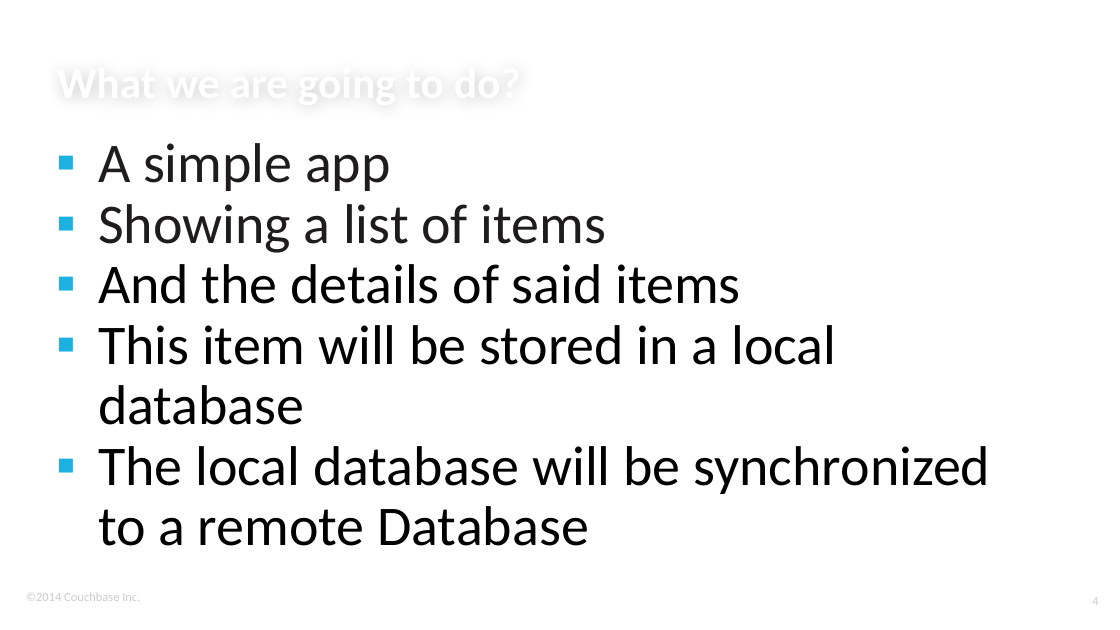
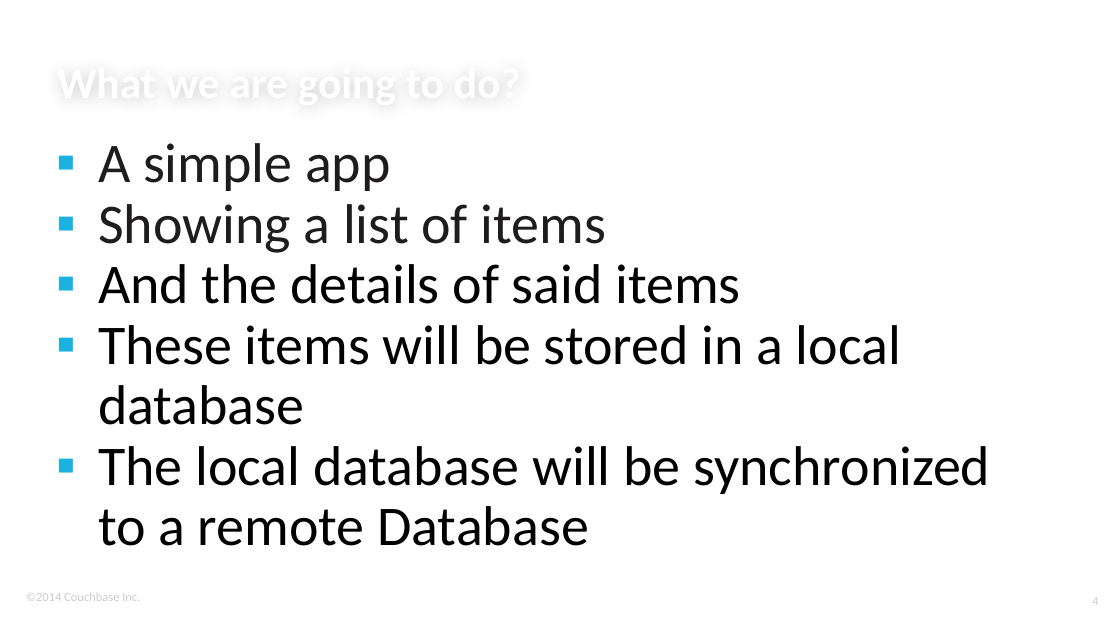
Before and after one commit to ldoguin/couchbase-mobile-android-workshop, a slide deck: slide 4 of AndroidWorkshopMasterDetailFlow.pptx. Drawn at 1120x630 pixels with LibreOffice and Linux fonts; fonts in the diff are those of the drawing; background and template pictures are left out. Boxes give left, top, right and bottom in pixels: in the first picture for what was removed or moved away, otherwise in the second. Text is boxed around its words. In the diff, an @@ line names an element or a change of style, - is before the commit and + after.

```diff
--- a/AndroidWorkshopMasterDetailFlow.pptx
+++ b/AndroidWorkshopMasterDetailFlow.pptx
@@ text at bbox=[98, 325, 901, 425]: text changed @@
-▪ This item will be stored in a local database
+▪ These items will be stored in a local database
```
Also in this commit, not shown: 3 other slides changed, 28 slides added, 47 slides removed.
